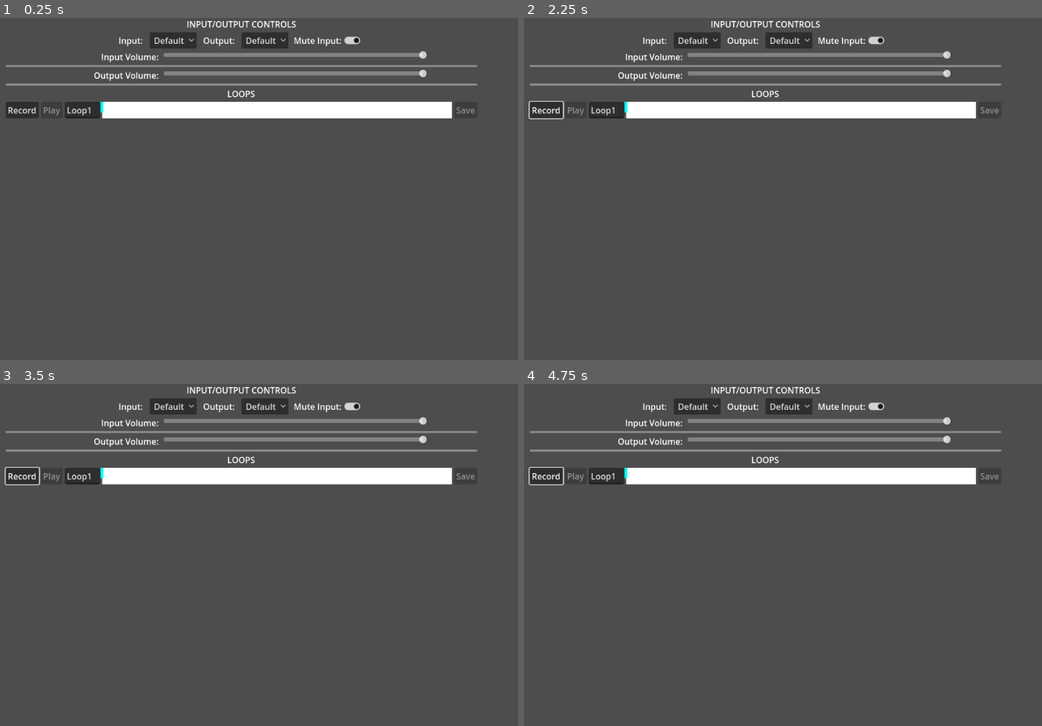
Above: before the commit, frames 1-4 (two rows, left to right).
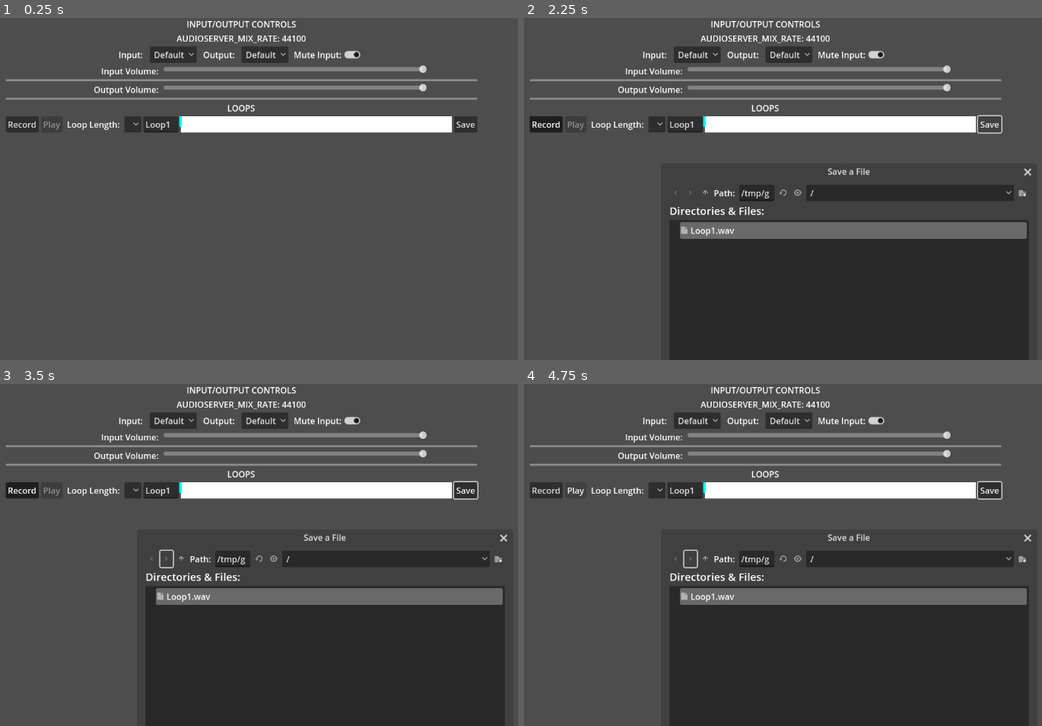
Above: after the commit, the same moments.

Repository: jls-has/Looper
Game: Godot game, scene res://Looper.tscn
The game is run twice, just before and just after one commit, with the same random seed, the same clock (stepped at 60 frames per second) and the same inputs. The project has no main scene, so this scene is started directly.
Inputs (mouse positions are in pixels of both pictures, inside the frame that each line leads up to):
- Up to frame 1 (0.25 s): no input
- Up to frame 2 (2.25 s): click "Record" at 0.5 s; click (658, 124) at 1.27 s; click (990, 124) at 2 s, where only the run after the commit has a clickable "Save"
- Up to frame 3 (3.5 s): click (165, 558) at 2.77 s
- Up to frame 4 (4.75 s): click (689, 558) at 3.52 s; click (575, 490) at 4.25 s, where only the run after the commit has a clickable "Play"

The runs differ from the first frame. In frame 1, 13% of the frame differs, in the area x 1-93%, y 4-34%; in frame 2, 44%; in frame 3, 45%, in the area x 0-98%, y 4-100%; in frame 4, 45%.
Error before the commit: Invalid call. Nonexistent function 'is_recording_active' in base 'AudioEffectSpectrumAnalyzer'. (res://Loop.gd:31)
Error after the commit: Attempt to call function 'get_stream' in base 'null instance' on a null instance. (res://Loop.gd:91)

Commit message:
working

Diff:
--- /dev/null
+++ b/Global.gd
@@ -0,0 +1,16 @@
+extends Node
+
+var loops_ready: int= 0
+var audioserver_mix_rate : int
+
+
+# Called when the node enters the scene tree for the first time.
+func _ready() -> void:
+	audioserver_mix_rate = AudioServer.get_mix_rate()
+
+
+
+
+# Called every frame. 'delta' is the elapsed time since the previous frame.
+func _process(delta: float) -> void:
+	pass
--- a/Loop.gd
+++ b/Loop.gd
@@ -1,24 +1,94 @@
 extends HBoxContainer
 
-var effect : AudioEffect
+var spectrum_analyzer : AudioEffectSpectrumAnalyzer
+var mic_record : AudioEffectRecord
+var mic_capture : AudioEffectCapture
 var sample : AudioStream
-var loop_name : String = "Loop1"
 var waveform_width : int
 var waveform_height : int
 var waveform_begin : int
-
 var playhead : Line2D
-# Called when the node enters the scene tree for the first time.
+var loop_num : int
+var my_bus_idx : int
+var recording := false
+var loop_data : PackedVector2Array = []
+var sample_data : PackedVector2Array = []
+var data_size : int
+var timer : float = 0
+var loop_bit_depth := 32
+var loop_mix_rate := 48000
+var loop_channels := 2
+
+@export var loop_name : String = "Loop"
+
+@export var loop_length : float = 3.0 : set = set_loop_length
+func set_loop_length(v: float)->void:
+	loop_length = v
+
+
 func _ready() -> void:
+	loop_num = Global.loops_ready + 1
+	loop_name += str(loop_num)
 	$Name.text = loop_name
-	var idx = AudioServer.get_bus_index("Microphone")
-	effect = AudioServer.get_bus_effect(idx, 0)
+
+	var mic_bus = AudioServer.get_bus_index("Microphone")
+	mic_record = AudioServer.get_bus_effect(mic_bus, 1)
+	mic_capture = AudioServer.get_bus_effect(mic_bus, 2)
+
 	playhead = $Waveform/Playhead
 
-# Called every frame. 'delta' is the elapsed time since the previous frame.
+	AudioServer.add_bus()
+	my_bus_idx = AudioServer.get_bus_count() - 1
+	AudioServer.set_bus_name(my_bus_idx, loop_name)
+	var sa := AudioEffectSpectrumAnalyzer.new()
+	AudioServer.add_bus_effect(my_bus_idx,sa)
+	#$MyLoop.set_bus(loop_name)
+
+	$SaveFileDialog.position = get_viewport_rect().size/2 - size/2
+
+#	print("My audio stream set to: ", $MyLoop.get_bus())
+#	for b in 4:
+#		print("Audio Bus idx ", b, " is named ", AudioServer.get_bus_name(b))
+
+	Global.loops_ready += 1
+
 func _process(delta: float) -> void:
-	if $Record.is_pressed():
-		playhead.position.x = lerp(waveform_begin, waveform_width, ($Timer.time_left/3))
+	if recording:
+		if loop_data.size() < data_size:
+			var capture_frames : int = min(data_size-loop_data.size(), mic_capture.get_frames_available())
+			loop_data.append_array(mic_capture.get_buffer(capture_frames))
+			timer += delta
+		else:
+			print("recorded for ", timer, " seconds.")
+			timer = 0.0
+			$Record.set_pressed(false)
+
+
+		#playhead.position.x = lerp(waveform_begin, waveform_width, ($Timer.time_left/3))
+func create_sample() ->void:
+	sample_data = []
+	var byte_data : PackedByteArray = []
+#	for i in loop_data.size():
+#		var x : int = loop_data[i].y*32768
+#		var y : int = loop_data[i].y*32768
+#		#var frame := Vector2i(x,y)
+#
+#		byte_data.encode_s32(x, i*16)
+#		byte_data.encode_s32(y, i*16+8)
+	byte_data = convert_to_16bit(loop_data.to_byte_array(), 32)
+	var stream := AudioStreamWAV.new()
+	stream.set_format(AudioStreamWAV.FORMAT_16_BITS)
+	stream.set_loop_mode(AudioStreamWAV.LOOP_FORWARD)
+	stream.set_loop_end(byte_data.size()/4)
+	stream.set_mix_rate(loop_mix_rate)
+	stream.set_stereo(true)
+	stream.set_data(byte_data)
+
+	$MyLoop.set_stream(stream)
+	$Play.set_disabled(false)
+	#print($MyLoop.stream.get_data())
+	print($MyLoop.get_bus())
+	print($Myloop.get_stream())
 
 func initialize_waveform()->void:
 	waveform_width = $Waveform.size.x
@@ -26,34 +96,157 @@
 	waveform_begin = $Waveform.position.x
 	playhead.points[1] = Vector2(0,waveform_height)
 
-
-func _on_record_pressed() -> void:
-	if effect.is_recording_active():
-		sample = effect.get_recording()
-		$Play.disabled = false
-		$Save.disabled = false
-		effect.set_recording_active(false)
-		sample.set_mix_rate(48000)
-		sample.set_format(2)
-		sample.set_stereo(false)
-		$Record.text = "Record"
-
+#
+#func _on_record_pressed() -> void:
+#	if effect.is_recording_active():
+#		#sample = effect.get_recording()
+#		$Play.disabled = false
+#		$Save.disabled = false
+#		#effect.set_recording_active(false)
+#		sample.set_mix_rate(48000)
+#		sample.set_format(2)
+#		sample.set_stereo(false)
+#		$Record.text = "Record"
+#
+#	else:
+#		initialize_waveform()
+#		$Play.disabled = true
+#		$Save.disabled = true
+#		#effect.set_recording_active(true)
+#		$Record.text = "Stop"
+#		$Timer.start()
+#
+
+
+
+
+func _on_record_toggled(button_pressed: bool) -> void:
+	recording = button_pressed
+	if button_pressed:
+		loop_data = []
+		mic_capture.clear_buffer()
+		data_size = loop_length * Global.audioserver_mix_rate
+		loop_bit_depth = 32
+		loop_channels = 2
+		loop_mix_rate = Global.audioserver_mix_rate
+		print("loop length: ", loop_length, "  audioserver mix rate: ", Global.audioserver_mix_rate)
+		print("data size: ", data_size)
 	else:
-		initialize_waveform()
-		$Play.disabled = true
-		$Save.disabled = true
-		effect.set_recording_active(true)
-		$Record.text = "Stop"
-		$Timer.start()
-
-
-
-func _on_play_pressed() -> void:
-
-	var data : PackedByteArray = sample.get_data()
-	$MyLoop.stream = sample
-	$MyLoop.play()
-
-
-func _on_timer_timeout() -> void:
-	_on_record_pressed()
+		print(loop_name, " data is this big: ", loop_data.size())
+		print("Audio Server Mix Rate: ", AudioServer.get_mix_rate())
+		print("samples per second: ", loop_data.size()/loop_length)
+		print("output latency: ", AudioServer.get_output_latency())
+		var temp_path : String = "user://"+loop_name+".wav"
+		create_sample()
+		#create_wav(temp_path)
+		#var play_stream : AudioStreamWAV = load(temp_path)
+		#$MyLoop.set_stream(play_stream)
+		#$Play.set_disabled(false)
+
+#	if mic_record.is_recording_active():
+#		$Record.set_pressed_no_signal(false)
+#		print("mic is already recording")
+#		return
+#	else:
+
+func create_wav(path: String)->void:
+	var file = FileAccess.open(path, FileAccess.WRITE)
+
+	#info on wav files: https://docs.fileformat.com/audio/wav/
+	#header chunk each should be 4bytes long
+	var h1 := "RIFF" #Marks the file as a riff file. Characters are each 1 byte long.?
+	file.store_string(h1)
+	var h2 := 0  #Size of the overall file - 8 bytes, in bytes (32-bit integer). Typically, you’d fill this in after creation.
+	file.store_32(h2)
+	var h3 := "WAVE" #File Type Header. For our purposes, it always equals “WAVE”.
+	file.store_string(h3)
+
+	#format chunk - all 4bytes except 3, 4, 7, 8 which are 2bytes each
+	var f1 := "fmt " # Format chunk marker. Includes trailing null
+	file.store_string(f1)
+	var f2 := 16 #Length of format data as listed above
+	file.store_32(f2) #32bits==4bytes
+	var f3 := 3 #Type of format (1 is PCM, 3 is WAVE_FORMAT_IEEE_FLOAT ) - 2 byte integer
+	file.store_16(f3) #16bits==2bytes
+	var f4 := loop_channels #Number of Channels - 2 byte integer
+	file.store_16(f4)
+	var f5 := loop_mix_rate #Sample Rate - 32 byte integer. Common values are 44100 (CD), 48000 (DAT). Sample Rate = Number of Samples per second, or Hertz.
+	file.store_32(f5)
+	var f6 := (f5*32*f4)/8 # Byte Rate(Sample Rate * BitsPerSample * Channels) / 8
+	file.store_32(f6)
+	var f7 := (32*f4)/8 #Block Align (BitsPerSample * Channels) / 8.1 - 8 bit mono2 - 8 bit stereo/16 bit mono4 - 16 bit stereo
+	file.store_16(f7)
+	var f8 := loop_bit_depth #Bits per sample
+	file.store_16(f8)
+
+	#data chunk 4B each
+	var f9 := "data" # “data” chunk header. Marks the beginning of the data section.
+	file.store_string(f9)
+	var f10 := 0 #Size of the data section.
+	file.store_32(f10)
+	#print("og header file_length: ", file.get_length(), " bytes.")
+
+	#add sound data
+	file.store_buffer(loop_data.to_byte_array())
+
+	#update missing size info
+	var data_size : int = file.get_length()-44 #remove 44 header bytes
+	var file_size : int = data_size+36 #add back all but h1 & h2
+	file.seek(4)
+	file.store_32(file_size)
+	file.seek(40)
+	file.store_32(data_size)
+	var data : PackedByteArray = loop_data.to_byte_array()
+
+
+func _on_save_pressed() -> void:
+	if loop_data.size() == 0:
+		print("No data to save")
+		return
+	else:
+		$SaveFileDialog.set_current_file(loop_name + ".wav")
+		$SaveFileDialog.set_filters(PackedStringArray(["*.wav ; WAV files"]))
+		$SaveFileDialog.visible = true
+
+
+
+func _on_save_file_dialog_file_selected(path: String) -> void:
+	pass
+
+
+func _on_play_toggled(button_pressed: bool) -> void:
+	if button_pressed:
+		$MyLoop.play()
+	else:
+		$MyLoop.stop()
+	print("loop playing: ", $MyLoop.is_playing())
+
+func convert_to_16bit(data: PackedByteArray, from: int) -> PackedByteArray:
+	#from https://github.com/Gianclgar/GDScriptAudioImport/blob/master/GDScriptAudioImport.gd
+	print("converting to 16-bit from %d" % from)
+	var time = Time.get_ticks_msec()
+	# 24 bit .wav's are typically stored as integers
+	# so we just grab the 2 most significant bytes and ignore the other
+	if from == 24:
+		var j = 0
+		for i in range(0, data.size(), 3):
+			data[j] = data[i+1]
+			data[j+1] = data[i+2]
+			j += 2
+		data.resize(data.size() * 2 / 3)
+	# 32 bit .wav's are typically stored as floating point numbers
+	# so we need to grab all 4 bytes and interpret them as a float first
+	if from == 32:
+		var spb := StreamPeerBuffer.new()
+		var single_float: float
+		var value: int
+		for i in range(0, data.size(), 4):
+			#spb.data_array = data.subarray(i, i+3)
+			spb.data_array = data.slice(i, i+3)
+			single_float = spb.get_float()
+			value = single_float * 32768
+			data[i/2] = value
+			data[i/2+1] = value >> 8
+		data.resize(data.size() / 2)
+	print("Took %f seconds for slow conversion" % ((Time.get_ticks_msec() - time) / 1000.0))
+	return data
--- /dev/null
+++ b/LoopTimer.gd
@@ -0,0 +1,11 @@
+extends Timer
+
+
+# Called when the node enters the scene tree for the first time.
+func _ready() -> void:
+	pass # Replace with function body.
+
+
+# Called every frame. 'delta' is the elapsed time since the previous frame.
+func _process(delta: float) -> void:
+	pass
--- a/Looper.gd
+++ b/Looper.gd
@@ -1,9 +1,9 @@
 extends Control
 
-var capture : AudioEffect
+
 var recording : bool
 var printed : bool = false
-var num_loops := 1
+
 
 var mic_index: int
 var input_spectrum : AudioEffectInstance
@@ -11,9 +11,20 @@
 func _ready() -> void:
 	mic_index = AudioServer.get_bus_index("Microphone")
 	$VBoxContainer/HBoxContainer/MonitorInput.button_pressed = AudioServer.is_bus_mute(mic_index)
+	input_spectrum = AudioServer.get_bus_effect_instance(mic_index,1)
+	set_audioserver_mix_rate()
 
-	input_spectrum = AudioServer.get_bus_effect_instance(mic_index,1)
-
+func set_audioserver_mix_rate()->void:
+	Global.audioserver_mix_rate = AudioServer.get_mix_rate()
+	$VBoxContainer/LabelAudioServerMixRate.text = "AudioServer_Mix_Rate: " + str(Global.audioserver_mix_rate)
 
 func _on_monitor_input_toggled(button_pressed: bool) -> void:
 	AudioServer.set_bus_mute(mic_index, button_pressed)
+
+
+
+func _on_audio_input_option_button_item_selected(index: int) -> void:
+	set_audioserver_mix_rate()
+
+func _on_audio_output_option_button_2_item_selected(index: int) -> void:
+	set_audioserver_mix_rate()
--- a/Looper.tscn
+++ b/Looper.tscn
@@ -1,13 +1,19 @@
-[gd_scene load_steps=8 format=3 uid="uid://beujo75sfrs56"]
+[gd_scene load_steps=9 format=3 uid="uid://beujo75sfrs56"]
 
 [ext_resource type="Script" path="res://AudioInputOptionButton.gd" id="1_kvtby"]
 [ext_resource type="Script" path="res://Looper.gd" id="1_w8q4m"]
 [ext_resource type="Script" path="res://AudioOutputOptionButton2.gd" id="2_qqhrp"]
 [ext_resource type="PackedScene" uid="uid://b8dqnbpwmego3" path="res://volume_slider.tscn" id="3_8m5rf"]
-[ext_resource type="Script" path="res://Loop.gd" id="4_olwa4"]
 [ext_resource type="Script" path="res://VolumeBar.gd" id="5_0cpto"]
+[ext_resource type="PackedScene" uid="uid://veuv6khnbd3e" path="res://loop.tscn" id="6_djsil"]
 
 [sub_resource type="AudioStreamMicrophone" id="AudioStreamMicrophone_2cahy"]
+
+[sub_resource type="AudioStreamWAV" id="AudioStreamWAV_twggt"]
+format = 1
+loop_mode = 1
+mix_rate = 4800
+stereo = true
 
 [node name="Looper" type="Control"]
 layout_mode = 3
@@ -39,6 +45,12 @@
 [node name="Label" type="Label" parent="VBoxContainer"]
 layout_mode = 2
 text = "Input/Output Controls"
+horizontal_alignment = 1
+uppercase = true
+
+[node name="LabelAudioServerMixRate" type="Label" parent="VBoxContainer"]
+layout_mode = 2
+text = "AudioServer Mix Rate:"
 horizontal_alignment = 1
 uppercase = true
 
@@ -141,45 +153,19 @@
 horizontal_alignment = 1
 uppercase = true
 
-[node name="Loop" type="HBoxContainer" parent="VBoxContainer"]
-layout_mode = 2
-script = ExtResource("4_olwa4")
-
-[node name="Record" type="Button" parent="VBoxContainer/Loop"]
-layout_mode = 2
-text = "Record"
-
-[node name="Play" type="Button" parent="VBoxContainer/Loop"]
-layout_mode = 2
-disabled = true
-text = "Play"
-
-[node name="Name" type="LineEdit" parent="VBoxContainer/Loop"]
+[node name="Loop" parent="VBoxContainer" instance=ExtResource("6_djsil")]
 layout_mode = 2
 
-[node name="Waveform" type="ColorRect" parent="VBoxContainer/Loop"]
-layout_mode = 2
-size_flags_horizontal = 3
+[node name="Name" parent="VBoxContainer/Loop" index="4"]
+placeholder_text = "loopName"
 
-[node name="Playhead" type="Line2D" parent="VBoxContainer/Loop/Waveform"]
-points = PackedVector2Array(0, 0, 0, 20)
-width = 5.0
-default_color = Color(0, 1, 1, 1)
+[node name="MyLoop" parent="VBoxContainer/Loop" index="7"]
+stream = SubResource("AudioStreamWAV_twggt")
 
-[node name="Save" type="Button" parent="VBoxContainer/Loop"]
-layout_mode = 2
-disabled = true
-text = "Save"
-
-[node name="MyLoop" type="AudioStreamPlayer" parent="VBoxContainer/Loop"]
-
-[node name="Timer" type="Timer" parent="VBoxContainer/Loop"]
-wait_time = 3.0
-one_shot = true
-
+[connection signal="item_selected" from="VBoxContainer/HBoxContainer/AudioInputOptionButton" to="." method="_on_audio_input_option_button_item_selected"]
 [connection signal="item_selected" from="VBoxContainer/HBoxContainer/AudioInputOptionButton" to="VBoxContainer/HBoxContainer/AudioInputOptionButton" method="_on_item_selected"]
+[connection signal="item_selected" from="VBoxContainer/HBoxContainer/AudioOutputOptionButton2" to="." method="_on_audio_output_option_button_2_item_selected"]
 [connection signal="item_selected" from="VBoxContainer/HBoxContainer/AudioOutputOptionButton2" to="VBoxContainer/HBoxContainer/AudioOutputOptionButton2" method="_on_item_selected"]
 [connection signal="toggled" from="VBoxContainer/HBoxContainer/MonitorInput" to="." method="_on_monitor_input_toggled"]
-[connection signal="pressed" from="VBoxContainer/Loop/Record" to="VBoxContainer/Loop" method="_on_record_pressed"]
-[connection signal="pressed" from="VBoxContainer/Loop/Play" to="VBoxContainer/Loop" method="_on_play_pressed"]
-[connection signal="timeout" from="VBoxContainer/Loop/Timer" to="VBoxContainer/Loop" method="_on_timer_timeout"]
+
+[editable path="VBoxContainer/Loop"]
--- a/default_bus_layout.tres
+++ b/default_bus_layout.tres
@@ -6,9 +6,11 @@
 [sub_resource type="AudioEffectSpectrumAnalyzer" id="AudioEffectSpectrumAnalyzer_0q4lo"]
 resource_name = "SpectrumAnalyzer"
 
-[sub_resource type="AudioEffectRecord" id="AudioEffectRecord_ctar2"]
+[sub_resource type="AudioEffectRecord" id="AudioEffectRecord_06c0d"]
 resource_name = "Record"
-format = 2
+
+[sub_resource type="AudioEffectCapture" id="AudioEffectCapture_fyr75"]
+resource_name = "Capture"
 
 [resource]
 bus/0/effect/0/effect = SubResource("AudioEffectSpectrumAnalyzer_70jyg")
@@ -21,5 +23,7 @@
 bus/1/send = &"Master"
 bus/1/effect/0/effect = SubResource("AudioEffectSpectrumAnalyzer_0q4lo")
 bus/1/effect/0/enabled = true
-bus/1/effect/1/effect = SubResource("AudioEffectRecord_ctar2")
+bus/1/effect/1/effect = SubResource("AudioEffectRecord_06c0d")
 bus/1/effect/1/enabled = true
+bus/1/effect/2/effect = SubResource("AudioEffectCapture_fyr75")
+bus/1/effect/2/enabled = true
--- /dev/null
+++ b/loop.tscn
@@ -0,0 +1,52 @@
+[gd_scene load_steps=2 format=3 uid="uid://veuv6khnbd3e"]
+
+[ext_resource type="Script" path="res://Loop.gd" id="1_36280"]
+
+[node name="Loop" type="HBoxContainer"]
+script = ExtResource("1_36280")
+
+[node name="Record" type="Button" parent="."]
+layout_mode = 2
+toggle_mode = true
+text = "Record"
+
+[node name="Play" type="Button" parent="."]
+layout_mode = 2
+disabled = true
+toggle_mode = true
+text = "Play"
+
+[node name="Label" type="Label" parent="."]
+layout_mode = 2
+text = " Loop Length: "
+
+[node name="LoopLength" type="OptionButton" parent="."]
+layout_mode = 2
+
+[node name="Name" type="LineEdit" parent="."]
+layout_mode = 2
+
+[node name="Waveform" type="ColorRect" parent="."]
+layout_mode = 2
+size_flags_horizontal = 3
+
+[node name="Playhead" type="Line2D" parent="Waveform"]
+points = PackedVector2Array(0, 0, 0, 20)
+width = 5.0
+default_color = Color(0, 1, 1, 1)
+
+[node name="Save" type="Button" parent="."]
+layout_mode = 2
+text = "Save"
+
+[node name="MyLoop" type="AudioStreamPlayer" parent="."]
+
+[node name="SaveFileDialog" type="FileDialog" parent="."]
+size = Vector2i(500, 500)
+ok_button_text = "Save"
+access = 2
+
+[connection signal="toggled" from="Record" to="." method="_on_record_toggled"]
+[connection signal="toggled" from="Play" to="." method="_on_play_toggled"]
+[connection signal="pressed" from="Save" to="." method="_on_save_pressed"]
+[connection signal="file_selected" from="SaveFileDialog" to="." method="_on_save_file_dialog_file_selected"]
--- a/project.godot
+++ b/project.godot
@@ -17,7 +17,12 @@
 [audio]
 
 driver/enable_input=true
-driver/mix_rate=48000
+driver/mix_rate=4800
+driver/output_latency=5
+
+[autoload]
+
+Global="*res://Global.gd"
 
 [rendering]
 
Not shown, added: Loop1.wav.import
Not shown: 1 places in default_bus_layout.tres that only renumber resources
Not shown, added: Loop1.wav
